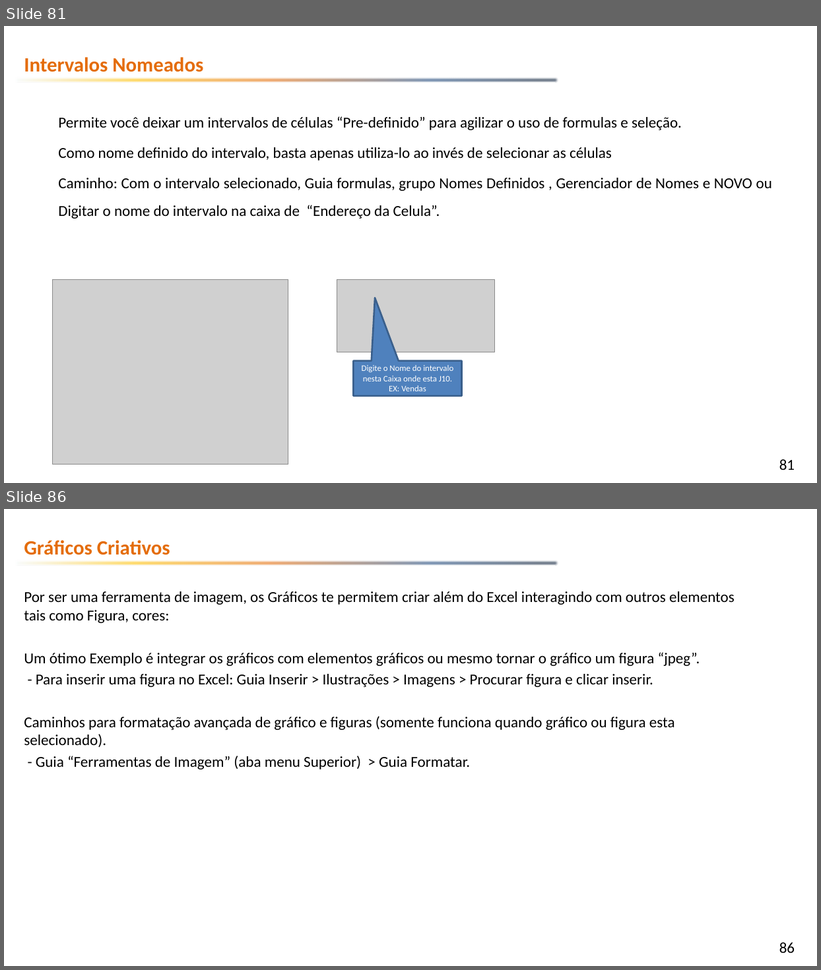
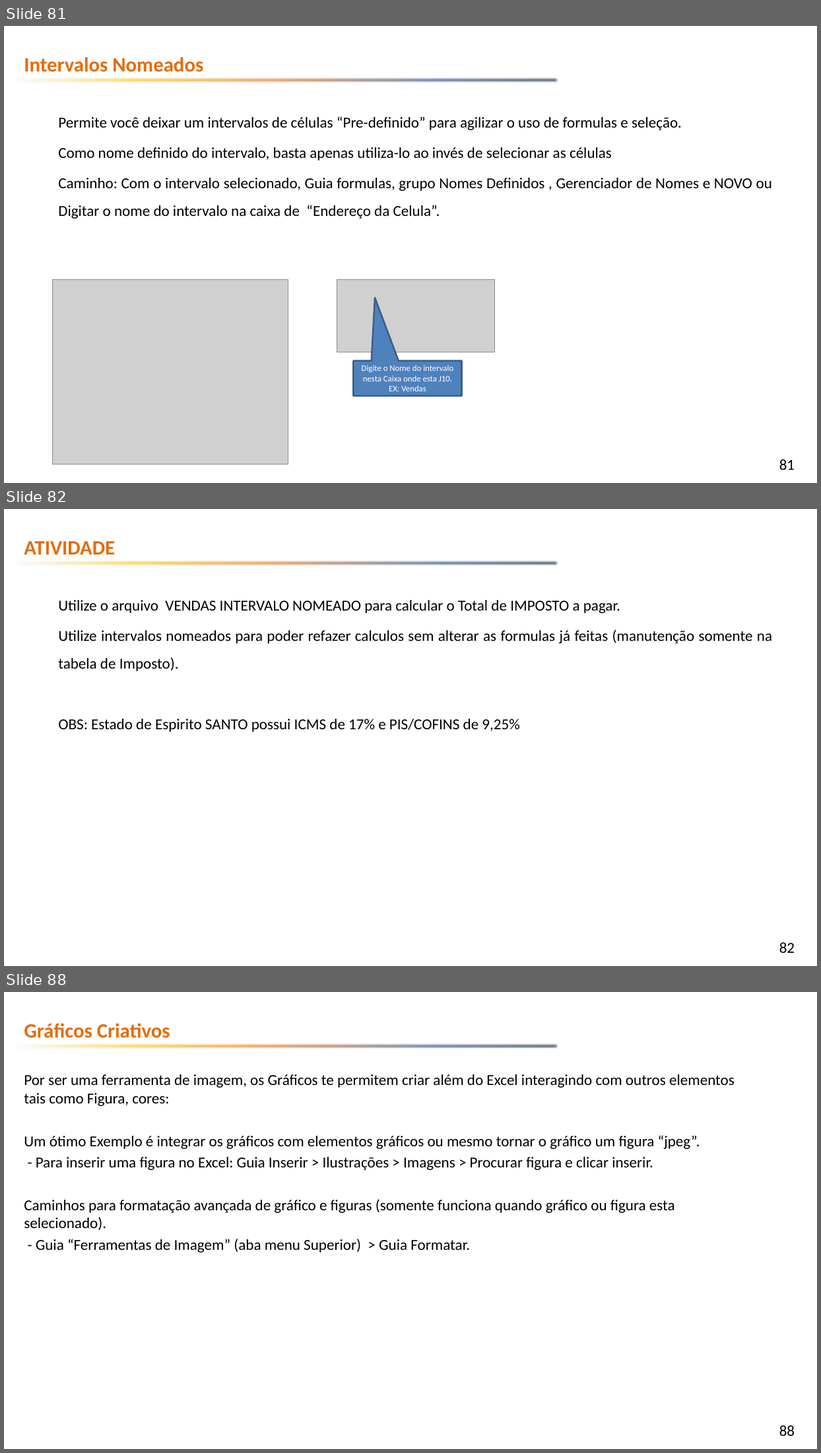
Before and after one commit to emerson-fenrir/Excel_Basico, a slide deck: Professor/Aula3.pptx. Shown one above the other, each under a label of ours: slides 81 and 86 before the commit, slides 81, 82 and 88 after it; the slides between them are not shown. The pictures are 821x970 and 821x1453 pixels, drawn with LibreOffice and Linux fonts; fonts in the diff are those of the drawing; grey boxes stand for pictures; background and template pictures are left out. Boxes give left, top, right and bottom in pixels: in the first picture for what was removed or moved away, otherwise in the second. Text is boxed around its words. In the diff, an @@ line names an element or a change of style, - is before the commit and + after.

```diff
--- a/Professor/Aula3.pptx
+++ b/Professor/Aula3.pptx
@@ slide 82 added at (4,509,817,966), background picture (left out); not listed: 2 template elements that a slide beside it also shows @@
@@ text added at (24,541,115,555), 24 pt, text #E46C0A, bold @@
+ATIVIDADE
@@ text added at (58,600,772,732), 18 pt, text #000000 @@
+Utilize o arquivo VENDAS INTERVALO NOMEADO para calcular o Total de IMPOSTO a pagar.
+Utilize intervalos nomeados para poder refazer calculos sem alterar as formulas já feitas (manutenção somente na tabela de Imposto).
+OBS: Estado de Espirito SANTO possui ICMS de 17% e PIS/COFINS de 9,25%
@@ what was slide 86 is now slide 88 @@
@@ page number at (780,1426,795,1436): text changed @@
-86
+88
```
Also in this commit, not shown: 1 other slide added, 4 other files.
